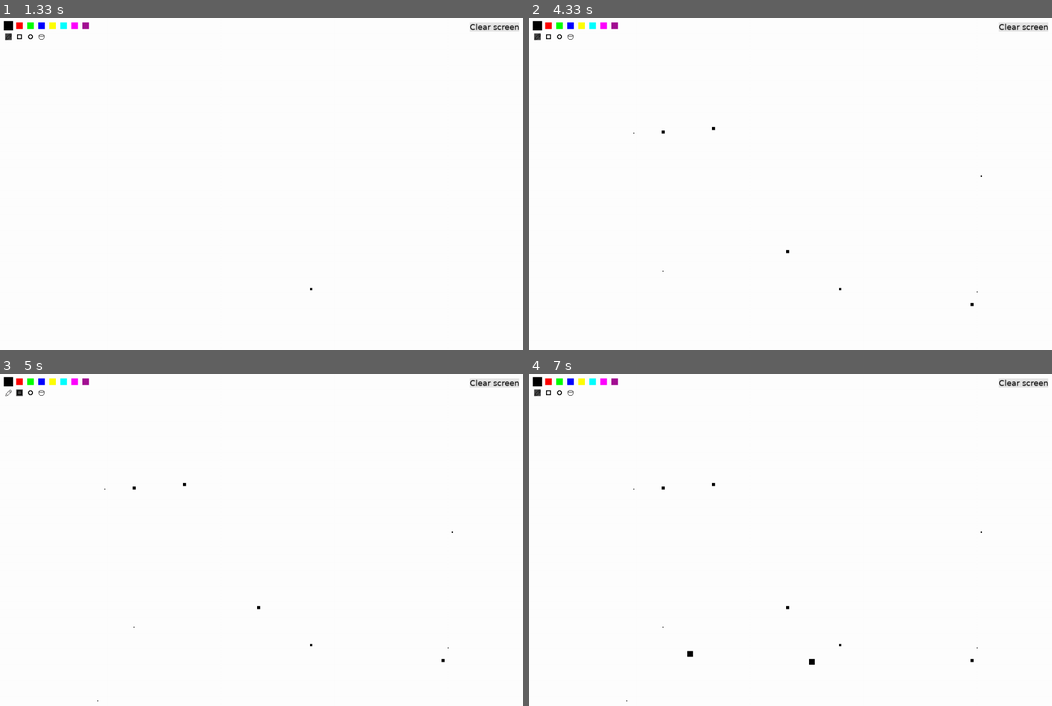
Above: before the commit, frames 1-4 (two rows, left to right).
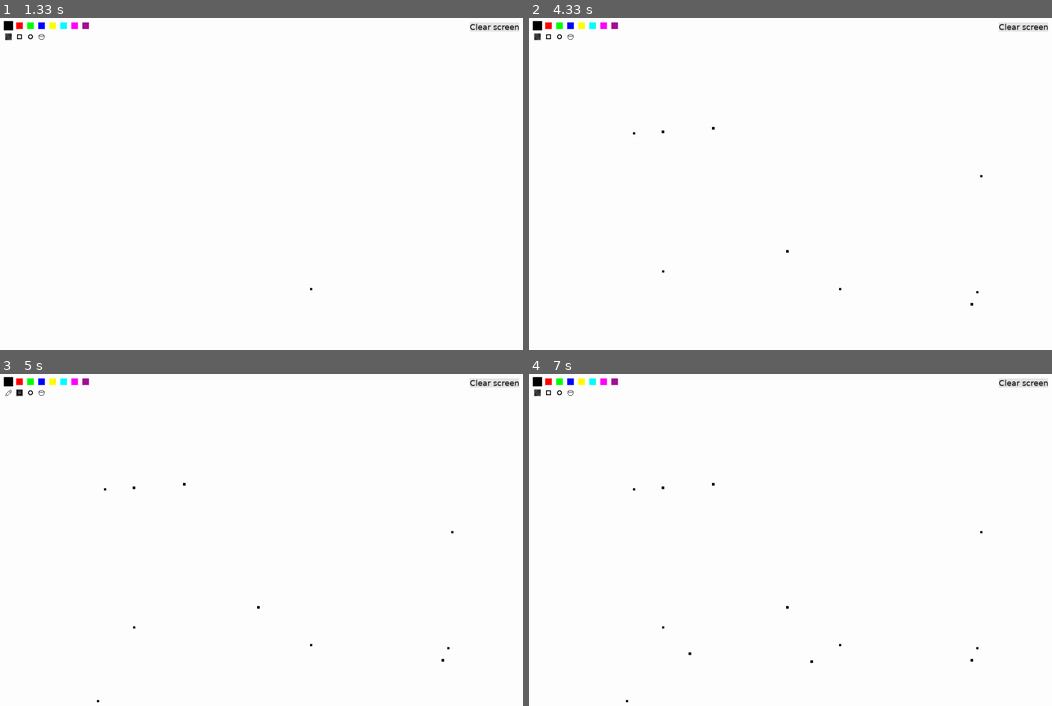
Above: after the commit, the same moments.

Repository: simplycode07/Paint-app-with-pygame
Game: pygame game, started from main.py
Two runs of this game, one before a commit and one after it. Both use one fixed random seed, a clock stepped at 60 frames per second and the inputs below.
Inputs (mouse positions are in pixels of both pictures, inside the frame that each line leads up to):
- Up to frame 1 (1.33 s): hold 1 0.33-0.8 s; move the mouse to (240, 223) at 0.37 s; click (308, 290) at 0.88 s; tap = at 1.17 s
- Up to frame 2 (4.33 s): click (664, 130) at 1.55 s; click (785, 250) at 1.88 s; click (712, 127) at 2.22 s; click (973, 303) at 2.55 s; hold - 2.83-3.3 s; click (978, 177) at 2.92 s; click (633, 134) at 3.38 s; click (664, 270) at 3.72 s; click (978, 290) at 4.05 s
- Up to frame 3 (5 s): click (99, 699) at 4.38 s; hold = from 4.67 s (still down); tap 2 at 4.73 s; click (177, 440) at 4.75 s
- Up to frame 4 (7 s): tap 2 at 5.03 s; release = at 5.13 s; tap 1 at 6 s; click (691, 652) at 6.38 s; click (811, 662) at 6.72 s

Frame 1 is identical in both runs. In frame 2, less than 0.1% of the frame differs, in the area x 19-87%, y 32-87%; in frame 3, less than 0.1%; in frame 4, less than 0.1%, in the area x 18-87%, y 32-99%.

Commit message:
fixed undo tool not working with pen

Diff:
--- a/main.py
+++ b/main.py
@@ -29,27 +29,37 @@
             running = False
 
         keys = pygame.key.get_pressed()
+        mod = pygame.key.get_mods()
 
         for tool_id, shortcut_key in enumerate(tool_shortcuts):
             if keys[shortcut_key]:
                 tool_manager.tool_id = tool_id
                 redraw_ui = True
 
-        if (keys[pygame.K_LCTRL] or keys[pygame.K_RCTRL]) and keys[pygame.K_s]:
-            canvas.save_image()
+        if event.type == pygame.KEYDOWN:
+            for tool_id, shortcut_key in enumerate(tool_shortcuts):
+                if event.key == shortcut_key:
+                    tool_manager.tool_id = tool_id
+                    redraw_ui = True
 
-        if (keys[pygame.K_LCTRL] or keys[pygame.K_RCTRL]) and keys[pygame.K_z]:
-            tool_manager.undo()
+            if event.key == pygame.K_EQUALS and tool_manager.size < settings.max_size:
+                print("increasing size")
+                tool_manager.update_size(
+                    tool_manager.size + settings.size_step)
 
-        if (keys[pygame.K_LCTRL] or keys[pygame.K_RCTRL]) and keys[pygame.K_y]:
-            tool_manager.redo()
+            if event.key == pygame.K_MINUS and tool_manager.size > settings.min_size:
+                tool_manager.update_size(
+                    tool_manager.size - settings.size_step)
 
-        if keys[pygame.K_EQUALS] and tool_manager.size < settings.max_size:
-            print("increasing size")
-            tool_manager.update_size(tool_manager.size + settings.size_step)
-
-        if keys[pygame.K_MINUS] and tool_manager.size > settings.min_size:
-            tool_manager.update_size(tool_manager.size - settings.size_step)
+            # event with ctrl modifier
+            if event.mod & pygame.KMOD_CTRL:
+                if event.key == pygame.K_s:
+                    canvas.save_image()
+                if event.key == pygame.K_z:
+                    tool_manager.undo()
+                if event.key == pygame.K_y:
+                    print("not implemented yet")
+                    # tool_manager.redo()
 
         mouse_state = pygame.mouse.get_pressed()
         pos = list(pygame.mouse.get_pos())
--- a/src/canvas.py
+++ b/src/canvas.py
@@ -11,6 +11,7 @@
 
 def clear():
     drawing_area.fill(colors["white"])
+    timeline.reset()
 
 class ToolManager:
     def __init__(self, color, size):
--- a/src/tools.py
+++ b/src/tools.py
@@ -43,7 +43,6 @@
                 self.prev_drawing_area = drawing_area.copy()
 
             change_rect = pygame.Rect(rect_x, rect_y, self.size, self.size)
-            change_rect = change_rect.clip(drawing_area.get_rect())
             timeline.append(drawing_area, change_rect, 0)
 
             pygame.draw.rect(drawing_area, self.positions[0][1], change_rect)
@@ -59,19 +58,36 @@
                 adjusted_size = self.size * \
                     (1 + abs((sqrt(2)-1) * sin(2.0*angle)))
 
+                change_rect = pygame.Rect(*self.change_form(self.positions[0][0], self.positions[1][0], adjusted_size))
+                timeline.append(drawing_area, change_rect, 0)
+
                 pygame.draw.line(
                     drawing_area, self.positions[0][1], self.positions[0][0], self.positions[1][0], int(adjusted_size))
 
             # this is to remove noise like texture in small lines
+            # this actually works somehow
+            # ig im a genius or smth
             else:
                 rect_x = self.positions[0][0][0] - self.size//2
                 rect_y = self.positions[0][0][1] - self.size//2
+
+                change_rect = pygame.Rect(rect_x, rect_y, self.size, self.size)
+                timeline.append(drawing_area, change_rect, 0)
+
                 pygame.draw.rect(drawing_area, self.positions[0][1], pygame.Rect(
                     rect_x, rect_y, self.size, self.size))
 
             self.positions.pop(0)
         return drawing_area
 
+    def change_form(self, point1, point2, adjusted_size):
+        left_x = min(point1[0], point2[0]) - adjusted_size//2
+        top_y = min(point1[1], point2[1]) - adjusted_size//2
+
+        width = abs(point1[0] - point2[0]) + adjusted_size + 1
+        height = abs(point1[1] - point2[1]) + adjusted_size + 1
+
+        return (left_x, top_y, width, height)
 
 class Rect:
     def __init__(self, color, size) -> None:
@@ -170,7 +186,6 @@
         center, radius = self.change_form(*self.positions)
         rect = pygame.Rect(center[0]-radius, center[1]-radius, 2*radius + 1, 2*radius + 1)
 
-        rect = rect.clip(drawing_area.get_rect())
         timeline.append(self.old_drawing_area, rect, 2)
 
         self.positions = []
--- a/src/undo.py
+++ b/src/undo.py
@@ -8,6 +8,7 @@
         self.current_time = 0  # index of current change
 
     def append(self, drawing_area, change_rect, tool_id):
+        change_rect = change_rect.clip(drawing_area.get_rect())
         surface = pygame.Surface(change_rect.size)
 
         if tool_id != 3:
@@ -47,17 +48,21 @@
         else:
             print("Cannot perform redo")
 
+    def reset(self):
+        self.timeline = []
+        self.current_time = 0
+
 
 class Event:
     def __init__(self, surface, coordinate, tool_id):
-        self.sub_events = [{"surface":surface, "coordinate":coordinate}]
+        self.sub_events = [{"surface": surface, "coordinate": coordinate}]
         self.tool_id = tool_id
 
     def add_subevent(self, surface, coordinate):
-        if self.sub_events[-1]["coordinate"] == coordinate:
+        if self.sub_events[-1]["coordinate"] == coordinate and self.sub_events[-1]["surface"].get_size() == surface.get_size():
             return
         print(f"subevent: {len(self.sub_events)}")
-        self.sub_events.append({"surface":surface, "coordinate":coordinate})
+        self.sub_events.append({"surface": surface, "coordinate": coordinate})
 
     def undo(self, drawing_area):
         # add current state to timeline
@@ -78,9 +83,10 @@
         for sub_event in reversed(self.sub_events):
             drawing_area.blit(sub_event["surface"], sub_event["coordinate"])
 
+    # gotta work on it
 
-    # gotta work on it
     def redo(self, drawing_area):
         for i, sub_event in enumerate(self.sub_events):
             print(f"redoing at {i}")
-            drawing_area.blit(sub_event["surface"], sub_event["coordinate"])
+            drawing_area.blit(
+                sub_event["surface"], sub_event["coordinate"])
